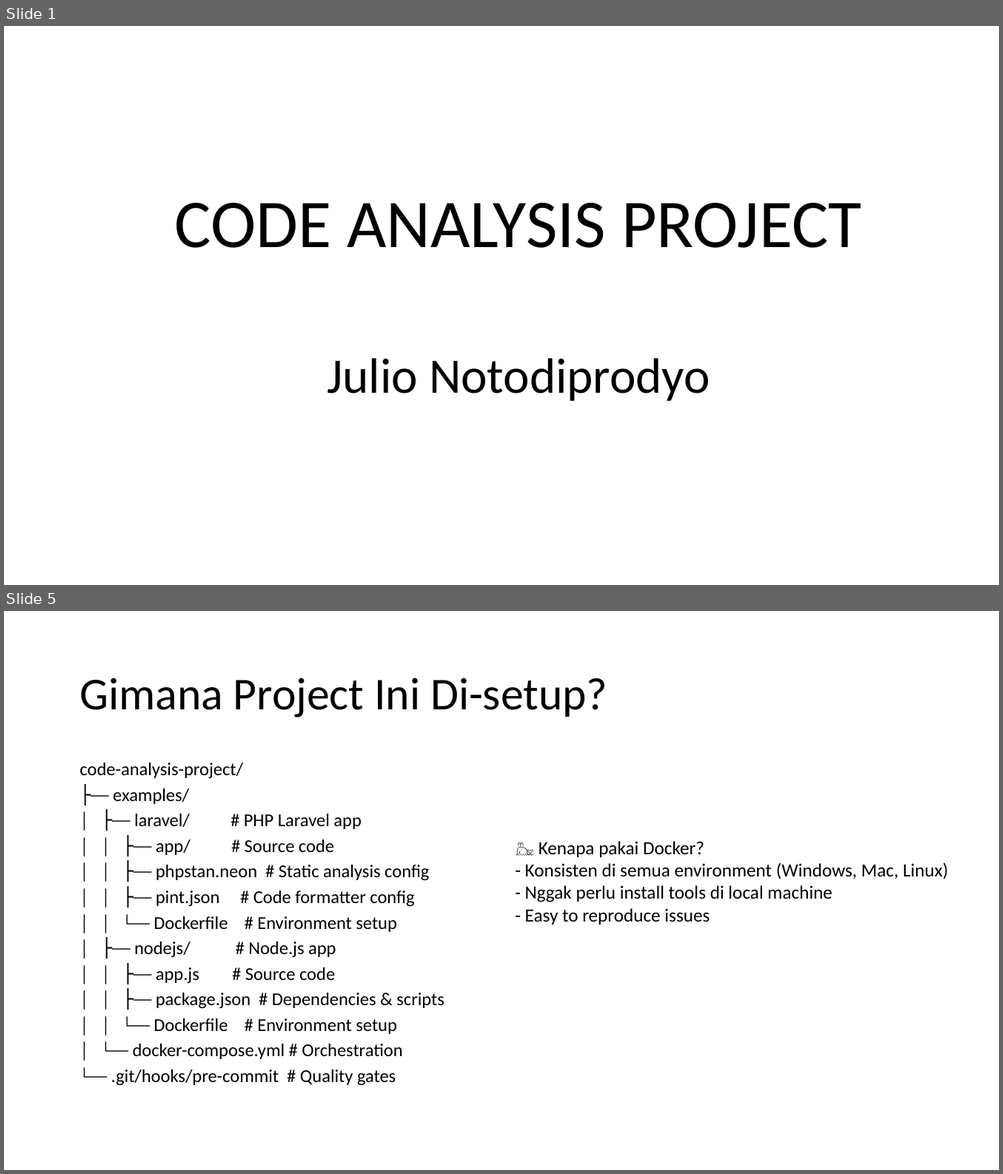
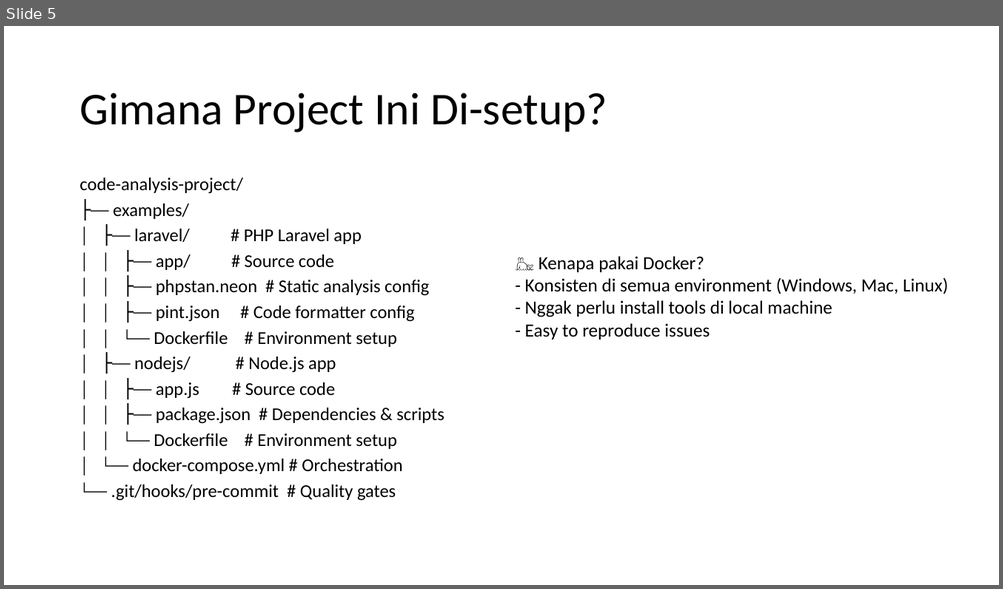
Before and after one commit to njulioiyoo/code-analysis-laravel-nodejs, a slide deck: slides/JNO - Sharing Session Code Analysis.pptx. Shown one above the other, each under a label of ours: slides 1 and 5 before the commit, slide 5 after it; the slides between them are not shown. The pictures are 1003x1174 and 1003x589 pixels, drawn with LibreOffice and Linux fonts; fonts in the diff are those of the drawing; background and template pictures are left out. Boxes give left, top, right and bottom in pixels: in the first picture for what was removed or moved away, otherwise in the second. Text is boxed around its words. In the diff, an @@ line names an element or a change of style, - is before the commit and + after.

```diff
--- a/slides/JNO - Sharing Session Code Analysis.pptx
+++ b/slides/JNO - Sharing Session Code Analysis.pptx
@@ slide 1 removed at bbox=[4, 26, 999, 585], background picture (left out) @@
@@ text removed at bbox=[175, 203, 862, 401] @@
-CODE ANALYSIS PROJECT
-Julio Notodiprodyo
```
Also in this commit, not shown: 4 slides changed, 1 slide added, 8 other files.
